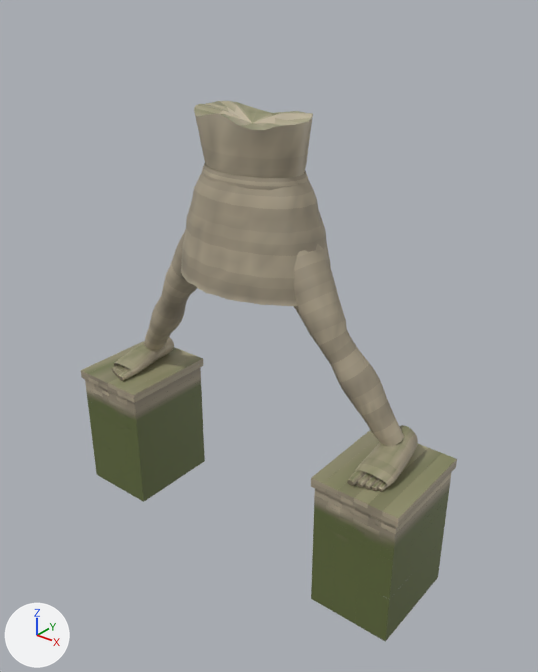
A saved change to the glTF model assets/models/temple_kit/harbour_colossus_mid.glb.
One viewpoint serves both versions: a 50 mm lens placed at (132.9, -159.3, 134.7), pointed at (5.9, -0.6, 36.3). Arrows for +X, +Y and +Z are at lower left; the lights stay in place. The picture after the commit comes second. Vertices at exactly the same position are counted once.

In view in the first picture: 'harbour_colossus_mid'.
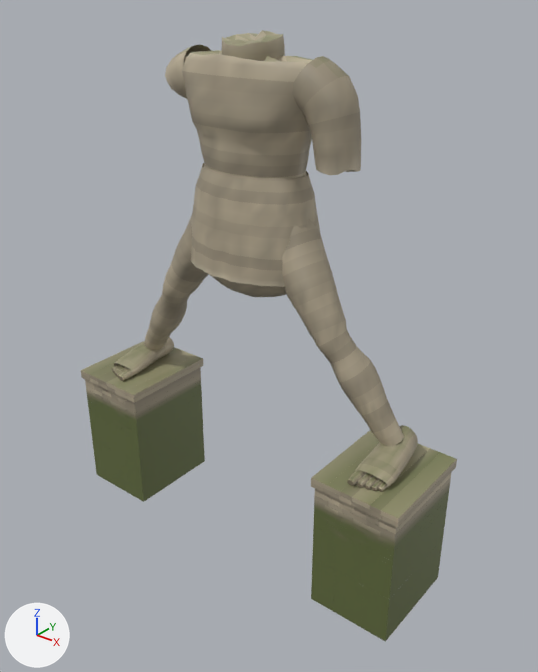
Patch to the scene script:
```diff
--- a/assets/models/temple_kit/harbour_colossus_mid.glb.py
+++ b/assets/models/temple_kit/harbour_colossus_mid.glb.py
@@ me_harbour_colossus_mid @@
 # used by ob_harbour_colossus_mid; location = (0.0, 0.0, 0.0)
-me_harbour_colossus_mid.from_pydata(...)  # 5172 vertices, 8802 faces; spans x -63.8..63.8, y -19.8..17.0, z -36.0..102.2
+me_harbour_colossus_mid.from_pydata(...)  # 5729 vertices, 9861 faces; spans x -63.8..63.8, y -19.8..14.4, z -36.0..121.5
+# me_harbour_colossus_mid part 1: the loose piece of 1056 vertices spanning x -25.3..25.4, y -17.0..17.0, z 52.5..85.0 is rebuilt with 968 vertices and now spans x -22.4..22.4, y -14.5..14.4, z 57.0..86.0
+# me_harbour_colossus_mid part 2: the loose piece of 530 vertices spanning x -20.0..20.3, y -12.1..12.8, z 57.2..102.2 is rebuilt with 827 vertices and now spans x -23.3..23.5, y -12.9..12.4, z 48.4..116.5
+# me_harbour_colossus_mid part 3: 464 vertices moved from x -59.9..59.1, y -19.8..13.8, z -36.0..68.9 to x -59.2..59.0, y -19.8..13.8, z -36.0..68.9; 120 vertices removed from x -58.7..58.7, y -19.8..13.8, z -36.0..7.6; 468 vertices added at x -58.5..58.9, y -19.8..13.8, z -36.0..121.5
+# other edits to the shape of me_harbour_colossus_mid do not show in these pictures
 me_harbour_colossus_mid.materials.append(mat_temple_stone)
```

What differs and where, as boxes (x1, y1, x2, y2) in the pictures (538 x 672 px; the box of a moved part takes in the faces that stretch with it):
'harbour_colossus_mid', reshaped (13% taller): before (81, 101, 457, 642); after (81, 30, 457, 642)
part 1 of me_harbour_colossus_mid, rebuilt (14% narrower, 7% shorter): before (181, 173, 331, 306); after (191, 163, 320, 287)
part 2 of me_harbour_colossus_mid, rebuilt: before (194, 101, 313, 178); after (182, 50, 313, 297)
part 3 of me_harbour_colossus_mid, moved or reshaped: before (81, 243, 455, 641); after (81, 30, 455, 641)
